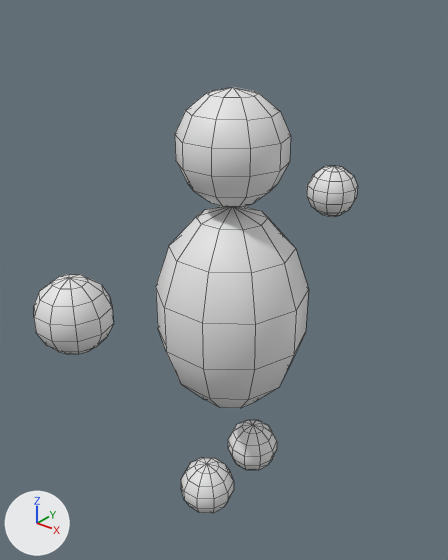
The Blender file assets/models/characters/base_hider/base_hider.blend as it was, and as the next commit left it.
Rendered twice from a 50 mm camera at (4.35, -5.6, 6.43) aimed at (0.0, -0.16, 3.06). The lights are fixed; the arrows at lower left show +X, +Y and +Z. Mesh edges are drawn as thin lines.
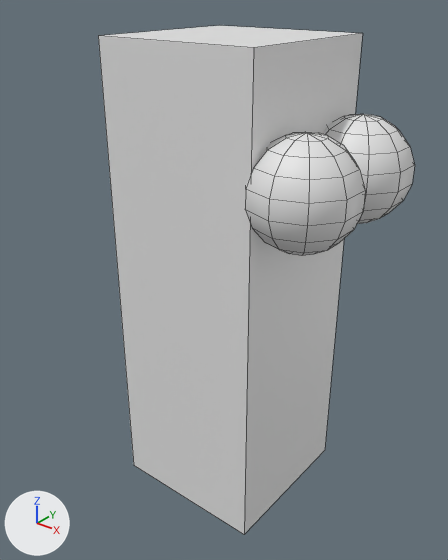
Diff of the bpy script that builds the scene:
```diff
--- a/assets/models/characters/base_hider/base_hider.blend.py
+++ b/assets/models/characters/base_hider/base_hider.blend.py
@@ me_sphere_001 @@
 # used by ob_sphere; location = (0.0, 0.0, 2.58); rotation_euler = (0.0, 0.0, -1.571), in degrees (0, 0, -90); scale = (1.0, 1.0, 1.4)
-me_sphere_001.from_pydata(...)  # 62 vertices, 70 faces; spans x -0.93..0.93, y -0.97..0.97, z -1.0..1.0
+me_sphere_001.from_pydata(...)  # 82 vertices, 90 faces; spans x -0.94..0.94, y -0.98..0.98, z -1.0..1.0
+# me_sphere_001 part 1
+# 60 vertices are removed from x -0.93..0.93, y -0.97..0.97, z -0.9..0.9
+# 70 faces are deleted
+# 70 vertices are added at x -0.94..0.94, y -0.98..0.98, z -0.94..0.94
+# 10 new vertices lie (0.0, 0.0, 0.34) away from vertices in x -0.94..0.94, y -0.98..0.98, z -0.17
+# 90 new faces join them
@@ me_sphere_002 @@
 # used by ob_sphere_001; location = (0.0, 0.0, 4.68); rotation_euler = (0.0, 0.0, -1.571), in degrees (0, 0, -90); scale = (0.678, 0.678, 0.678)
-me_sphere_002.from_pydata(...)  # 62 vertices, 70 faces; spans x -0.93..0.93, y -0.97..0.97, z -1.0..1.0
+me_sphere_002.from_pydata(...)  # 82 vertices, 90 faces; spans x -0.94..0.94, y -0.98..0.98, z -1.0..1.0
+# me_sphere_002 part 2
+# 60 vertices are removed from x -0.93..0.93, y -0.97..0.97, z -0.9..0.9
+# 70 faces are deleted
+# 70 vertices are added at x -0.94..0.94, y -0.98..0.98, z -0.94..0.94
+# 10 new vertices lie (0.0, 0.0, 0.34) away from vertices in x -0.94..0.94, y -0.98..0.98, z -0.17
+# 90 new faces join them
@@ ob_sphere @@
 ob_sphere = bpy.data.objects.new('Sphere', me_sphere_001)
-ob_sphere.location = (0.0, 0.0, 2.58)
-ob_sphere.rotation_euler = (0.0, 0.0, -1.571)  # degrees (0, 0, -90)
-ob_sphere.scale = (1.0, 1.0, 1.4)
+ob_sphere.location = (1.31, -0.55, 4.53)
+ob_sphere.scale = (0.6, 0.6, 0.6)
@@ ob_sphere_001 @@
 ob_sphere_001 = bpy.data.objects.new('Sphere.001', me_sphere_002)
-ob_sphere_001.location = (0.0, 0.0, 4.68)
-ob_sphere_001.rotation_euler = (0.0, 0.0, -1.571)  # degrees (0, 0, -90)
-ob_sphere_001.scale = (0.678, 0.678, 0.678)
+ob_sphere_001.location = (1.31, 0.58, 4.53)
+ob_sphere_001.scale = (0.6, 0.6, 0.6)
@@ ob_sphere_002 @@
-ob_sphere_002 = bpy.data.objects.new('Sphere.002', me_sphere_003)
@@ ob_sphere_003 @@
-ob_sphere_003 = bpy.data.objects.new('Sphere.003', me_sphere_004)
@@ ob_cube @@
+ob_cube = bpy.data.objects.new('Cube', me_cube)  # a box spanning x -1.0..1.0, y -1.0..1.0, z -1.0..1.0; in mat_material (white #e7e7e7)
+ob_cube.location = (0.0, 0.0, 3.0)
+ob_cube.scale = (1.0, 1.0, 2.9)
```

Changed parts and their boxes [x1, y1, x2, y2] in the pictures (448 x 560 px):
'Cube', added
    after: [98, 25, 362, 534]
'Sphere', reshaped, moved, rescaled, turned
    before: [156, 206, 309, 408]
    after: [245, 132, 365, 256]
'Sphere.001', reshaped, moved, rescaled, turned
    before: [175, 87, 291, 207]
    after: [323, 114, 415, 224]
'Sphere.002', deleted
    before: [34, 166, 358, 354]
'Sphere.003', deleted
    before: [181, 420, 277, 513]
